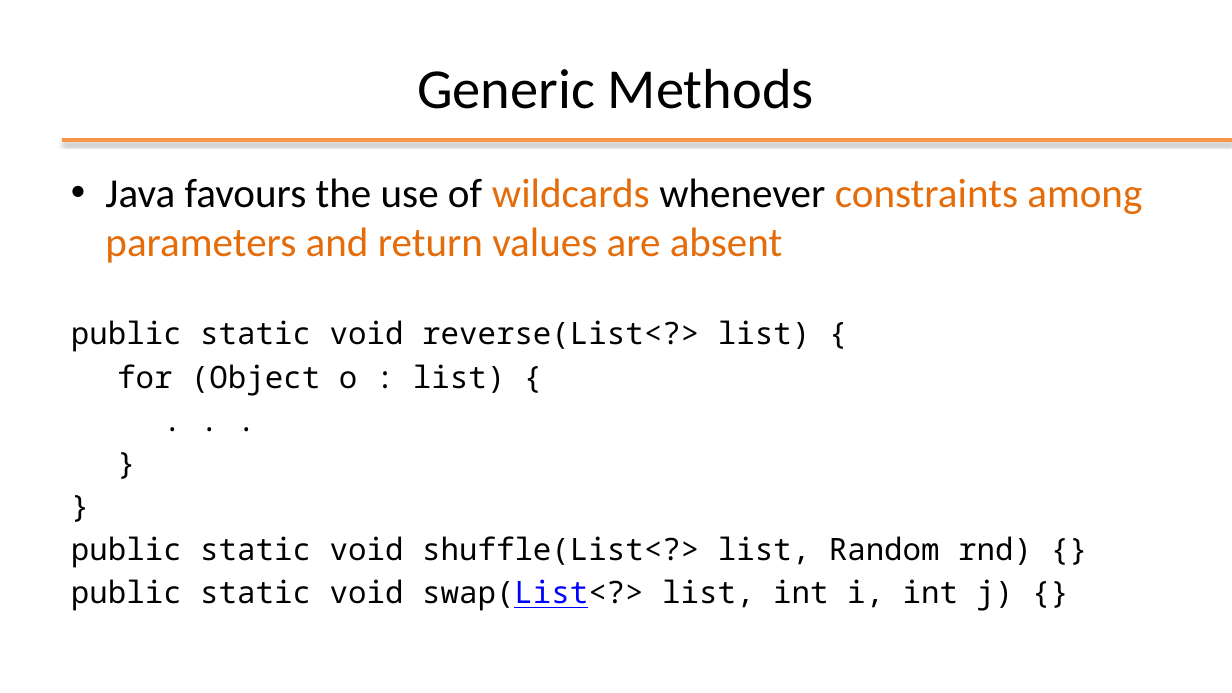
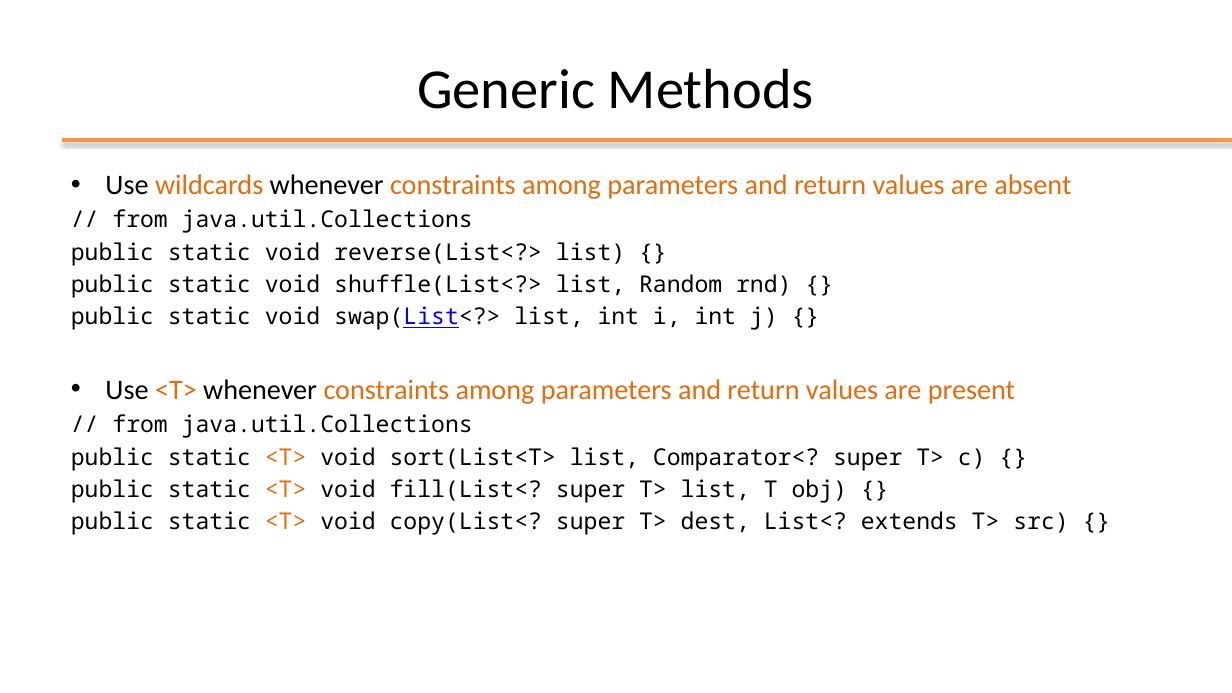
Before and after one commit to plctechnician/ooprogramming, a slide deck: slide 15 of java/slides/ppt/05 - Java Generic Data Structures.pptx. Drawn at 1232x693 pixels with LibreOffice and Linux fonts; fonts in the diff are those of the drawing; background and template pictures are left out. Boxes give left, top, right and bottom in pixels: in the first picture for what was removed or moved away, otherwise in the second. Text is boxed around its words. In the diff, an @@ line names an element or a change of style, - is before the commit and + after.

```diff
--- a/java/slides/ppt/05 - Java Generic Data Structures.pptx
+++ b/java/slides/ppt/05 - Java Generic Data Structures.pptx
@@ text at (x1=71, y1=174, x2=1071, y2=266): text changed; size 32 to 22 pt @@
-• Java favours the use of wildcards whenever constraints among parameters and return values are absent
-public static void reverse(List<?> list) {
-for (Object o : list) {
-. . .
-}
-}
+• Use wildcards whenever constraints among parameters and return values are absent
+// from java.util.Collections
+public static void reverse(List<?> list) {}
@@ text at (x1=71, y1=274, x2=791, y2=330): size 24 to 18 pt in "public static void shuffle(List<?> list, Random rnd) ...", "public static void swap(List<?> list, int i, ..."; less space between paragraphs @@
@@ text at (x1=71, y1=379, x2=1068, y2=535): paragraphs added @@
+• Use <T> whenever constraints among parameters and return values are present
+// from java.util.Collections
+public static <T> void sort(List<T> list, Comparator<? super T> c) {}
+public static <T> void fill(List<? super T> list, T obj) {}
+public static <T> void copy(List<? super T> dest, List<? extends T> src) {}
```
Also in this commit, not shown: 4 other slides changed, 1 slide removed, 2 other files.
